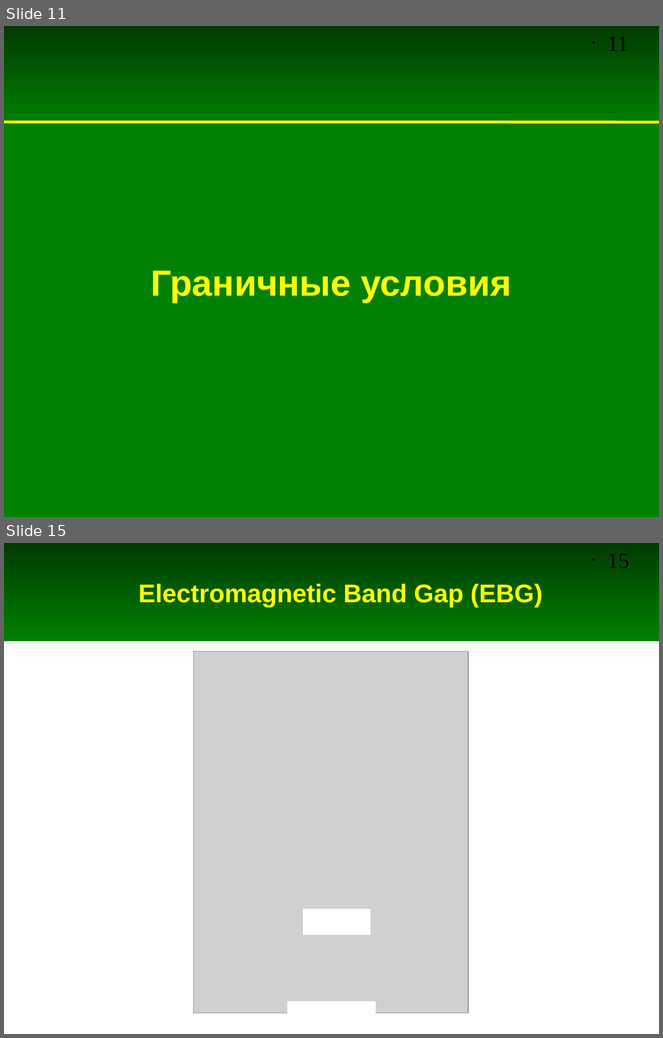
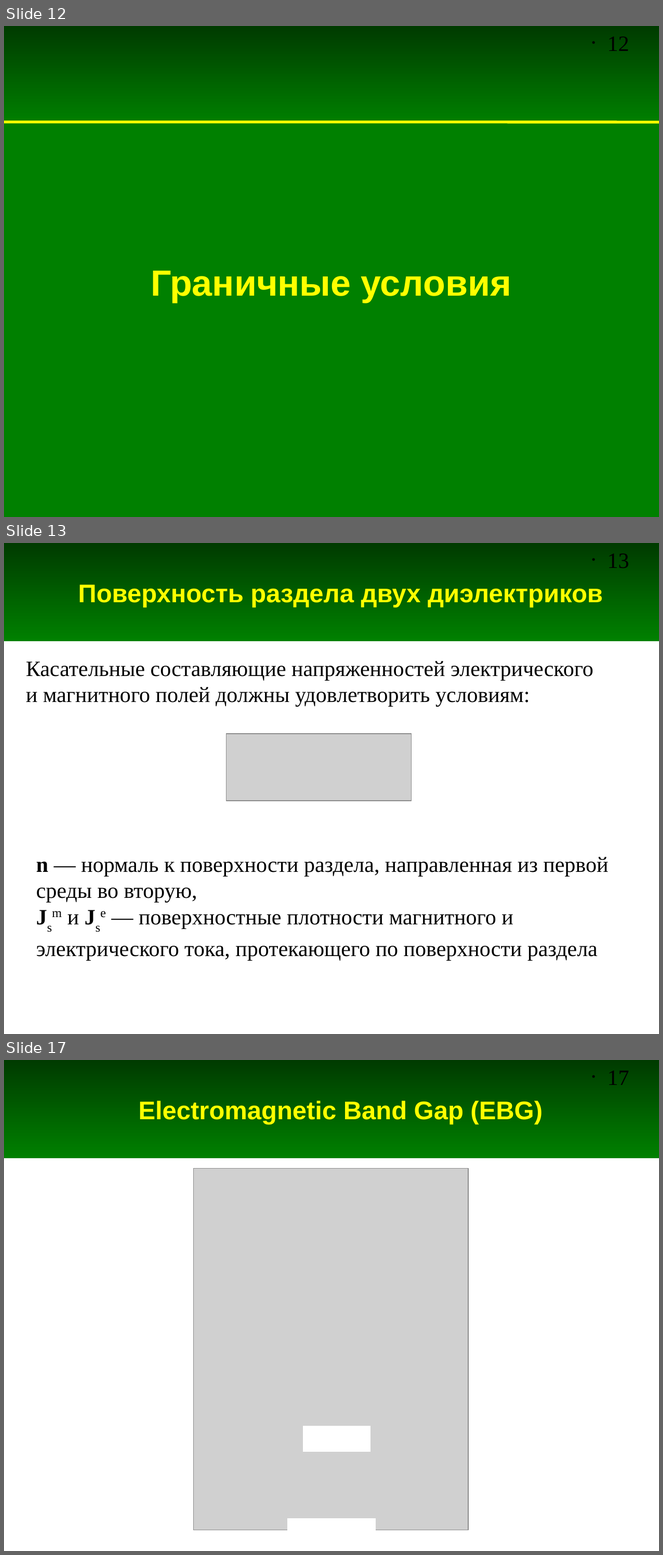
Before and after one commit to andris0147sv/modelling, a slide deck: presentations/1. Problem Statement.odp. Shown one above the other, each under a label of ours: slides 11 and 15 before the commit, slides 12, 13 and 17 after it; the slides between them are not shown. The pictures are 663x1038 and 663x1555 pixels, drawn with LibreOffice and Linux fonts; fonts in the diff are those of the drawing; grey boxes stand for pictures. Boxes give left, top, right and bottom in pixels: in the first picture for what was removed or moved away, otherwise in the second. Text is boxed around its words. In the diff, an @@ line names an element or a change of style, - is before the commit and + after.

Commit message:
Дрбавлены слайды про граничные условия

```diff
--- a/presentations/1. Problem Statement.odp
+++ b/presentations/1. Problem Statement.odp
@@ slide 13 added at box(4, 543, 659, 1034), background #FFFFFF; not listed: 2 template elements that a slide beside it also shows @@
@@ title added at box(78, 585, 603, 607), 28 pt, text #FFFF00, bold @@
+Поверхность раздела двух диэлектриков
@@ text added at box(26, 661, 594, 707), 24 pt, text #000000 @@
+Касательные составляющие напряженностей электрического и магнитного полей должны удовлетворить условиям:
@@ picture added at box(227, 734, 412, 800) @@
@@ text added at box(36, 857, 608, 961), 24 pt, text #000000 @@
+n — нормаль к поверхности раздела, направленная из первой среды во вторую,
+Jsm и Jse — поверхностные плотности магнитного и электрического тока, протекающего по поверхности раздела
@@ what was slide 11 is now slide 12 @@
@@ page number at box(608, 36, 630, 51): text changed @@
-• 11
+• 12
@@ what was slide 15 is now slide 17 @@
@@ page number at box(608, 1070, 630, 1085): text changed @@
-• 15
+• 17
```
Also in this commit, not shown: 5 slides changed, 3 other slides added, 1 slide removed.
